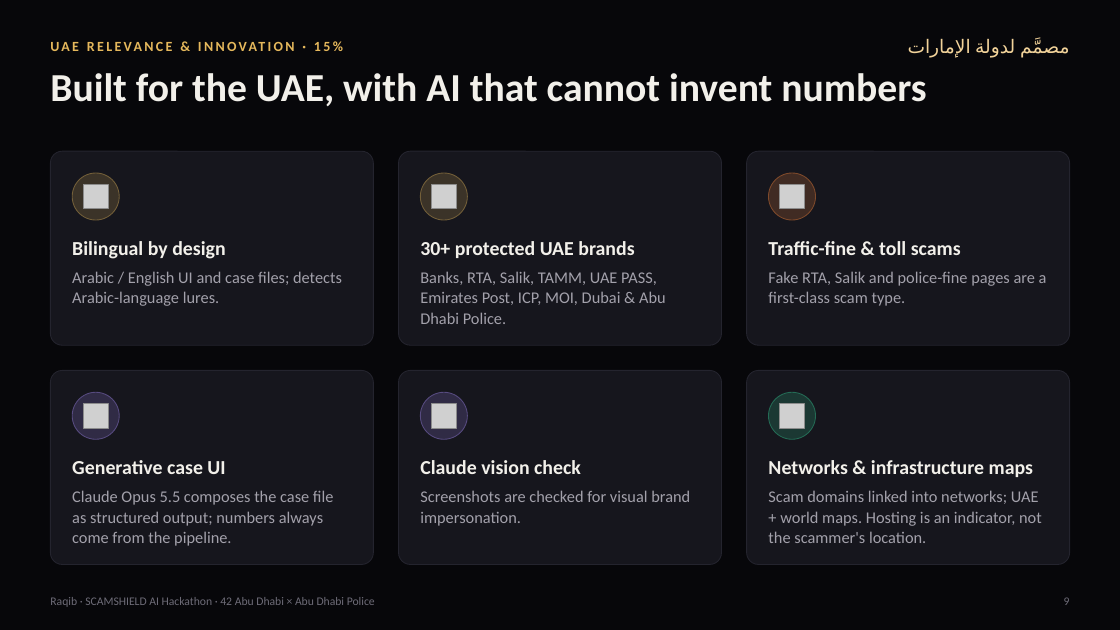
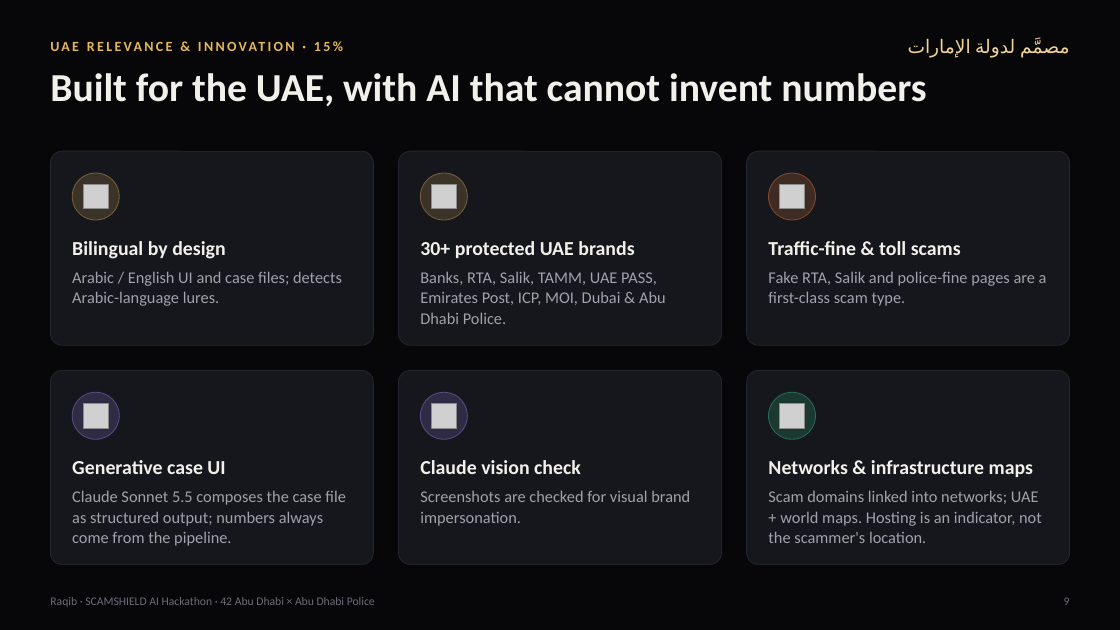
Before and after one commit to Mohammad-Umar7/raqib, a slide deck: slide 9 of docs/deck/Raqib-ScamShield-AI.pptx. Drawn at 1120x630 pixels with LibreOffice and Linux fonts; fonts in the diff are those of the drawing; grey boxes stand for pictures. Boxes give left, top, right and bottom in pixels: in the first picture for what was removed or moved away, otherwise in the second. Text is boxed around its words. In the diff, an @@ line names an element or a change of style, - is before the commit and + after.

```diff
--- a/docs/deck/Raqib-ScamShield-AI.pptx
+++ b/docs/deck/Raqib-ScamShield-AI.pptx
@@ text at (72, 490, 346, 546): text changed @@
-Claude Opus 5.5 composes the case file as structured output; numbers always come from the pipeline.
+Claude Sonnet 5.5 composes the case file as structured output; numbers always come from the pipeline.
```
Also in this commit, not shown: 1 other slide changed, 13 other files.
